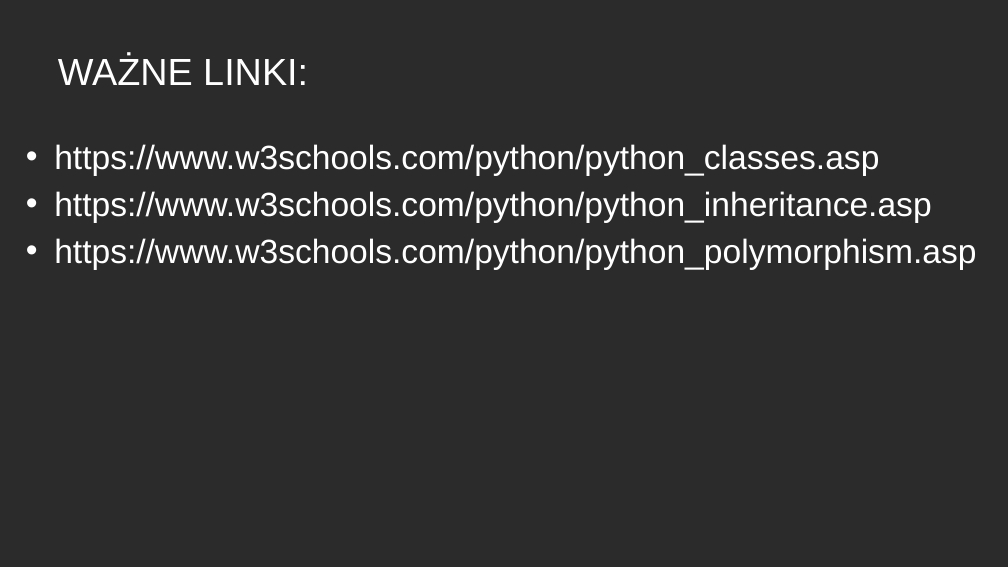
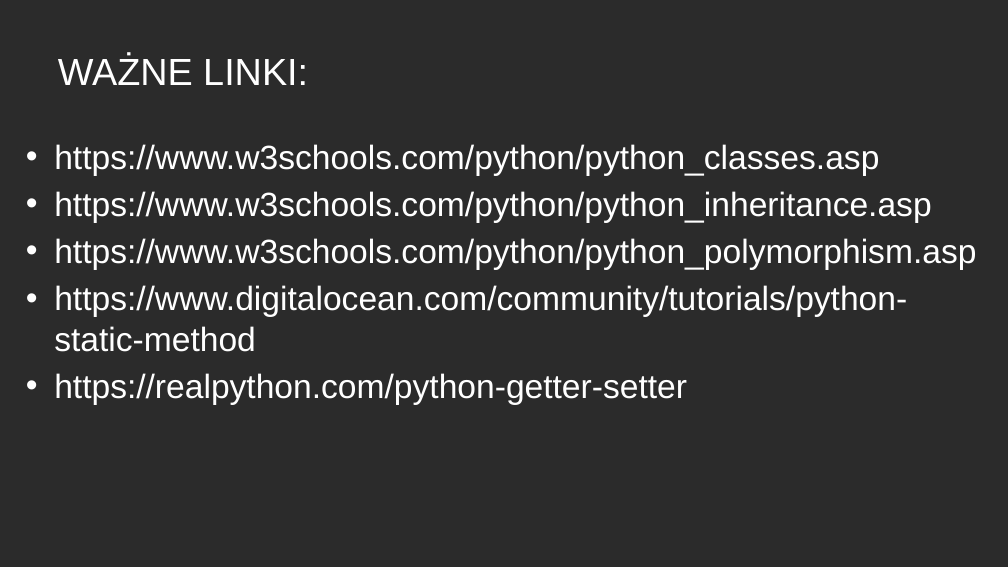
Before and after one commit to antoni-swiatczak/up2, a slide deck: slide 11 of PY_CLASS/python_class.pptx. Drawn at 1008x567 pixels with LibreOffice and Linux fonts; fonts in the diff are those of the drawing; background and template pictures are left out; a plain dark background stands for a picture behind light text. Boxes give left, top, right and bottom in pixels: in the first picture for what was removed or moved away, otherwise in the second. Text is boxed around its words. In the diff, an @@ line names an element or a change of style, - is before the commit and + after.

Commit message:
class

```diff
--- a/PY_CLASS/python_class.pptx
+++ b/PY_CLASS/python_class.pptx
@@ text at bbox=[54, 285, 907, 405]: paragraphs added @@
+• https://www.digitalocean.com/community/tutorials/python-static-method
+• https://realpython.com/python-getter-setter
```
